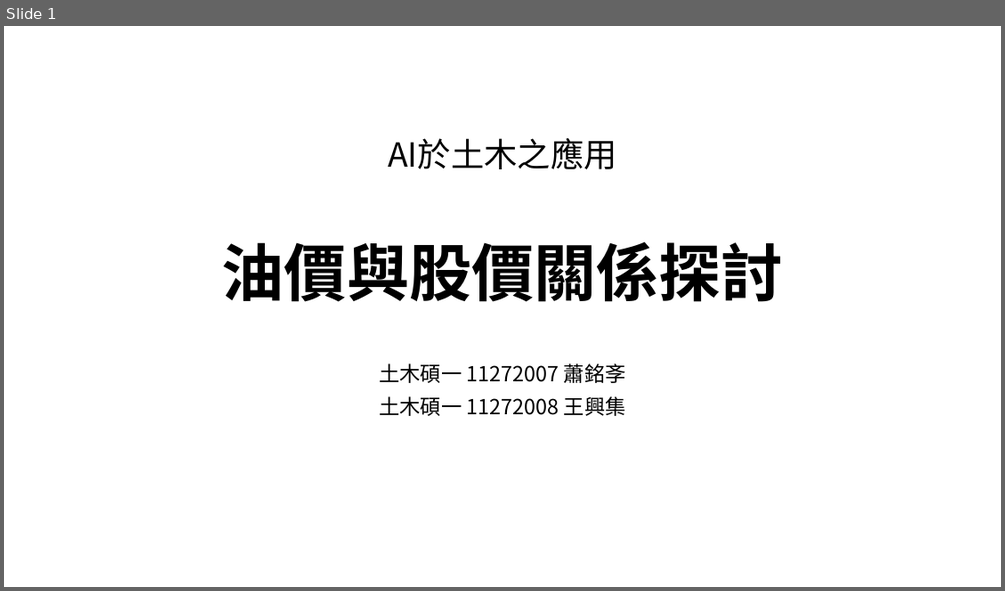
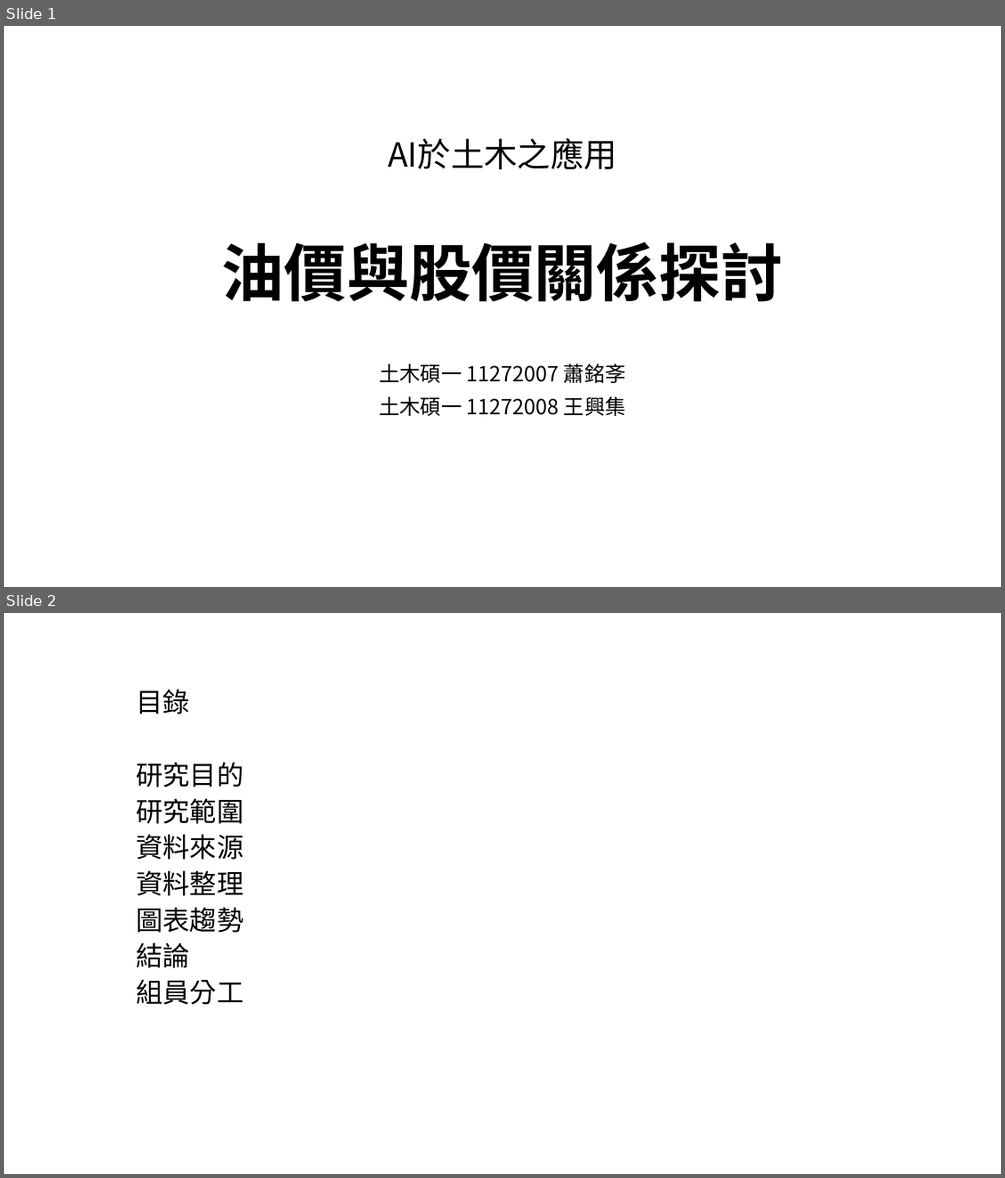
Before and after one commit to 11272007/cycu_ai2024, a slide deck: 20240611/期末報告.pptx. Shown one above the other, each under a label of ours: slide 1 before the commit, slides 1 and 2 after it. The pictures are 1005x591 and 1005x1178 pixels, drawn with LibreOffice and Linux fonts; fonts in the diff are those of the drawing. Boxes give left, top, right and bottom in pixels: in the first picture for what was removed or moved away, otherwise in the second. Text is boxed around its words. In the diff, an @@ line names an element or a change of style, - is before the commit and + after.

```diff
--- a/20240611/期末報告.pptx
+++ b/20240611/期末報告.pptx
@@ slide 2 added at [4,613,1001,1174], background #FFFFFF @@
@@ subtitle added at [136,689,243,1005], 25.9 pt, text #000000 @@
+目錄
+研究目的
+研究範圍
+資料來源
+資料整理
+圖表趨勢
+結論
+組員分工
```
Also in this commit, not shown: 3 slides changed, 8 other slides added, 20 other files.
